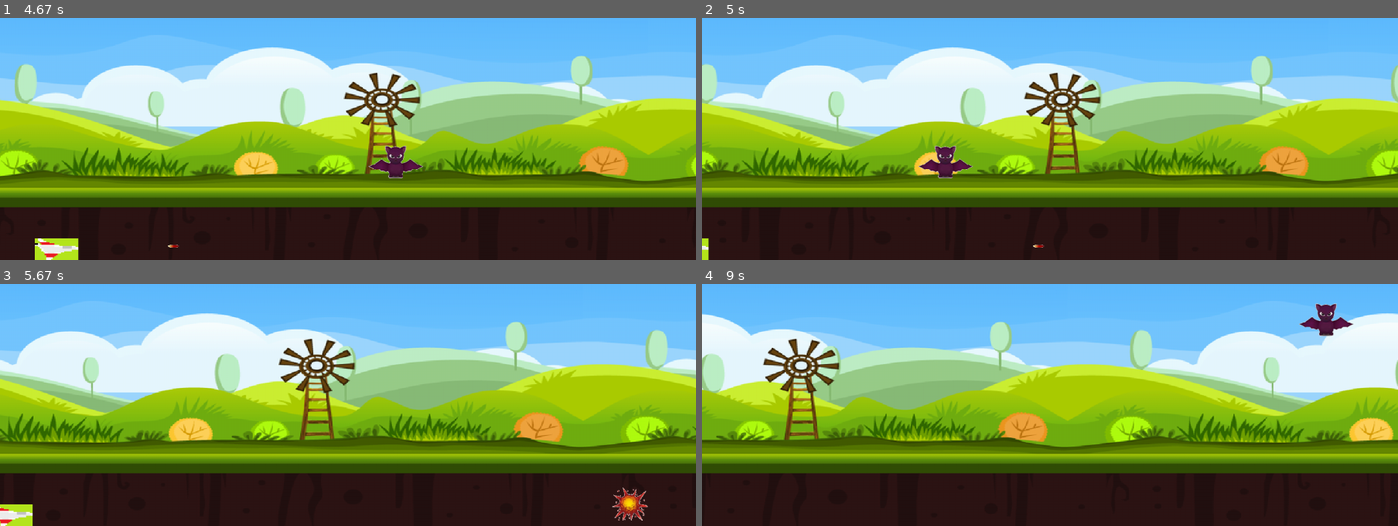
Above: before the commit, frames 1-4 (two rows, left to right).
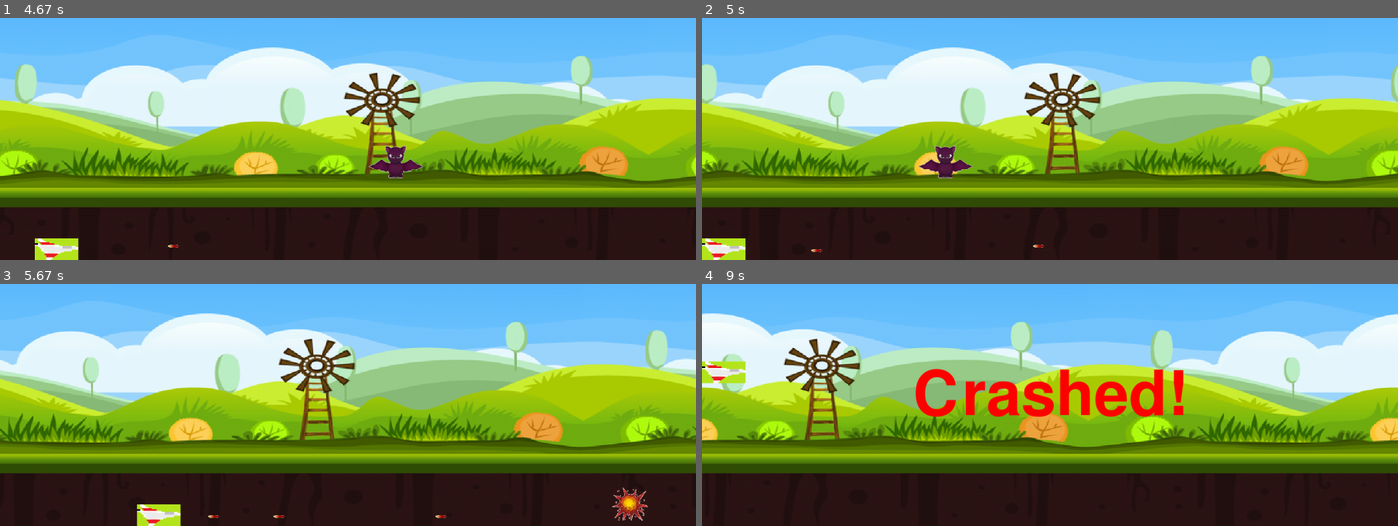
Above: after the commit, the same moments.

Repository: DJmong/Pygame
Game: pygame game, started from main.py
Same seed, same stepped clock (60 frames per second), same inputs: the game is played once before the commit and once after it.
Inputs:
- Up to frame 1 (4.67 s): tap Ctrl at 0.33, 0.73, 1.03, 1.23, 1.57, 1.87, 4.47 s; hold Right 0.67-1.13 s; hold Up 1.17-1.47 s; hold Right 1.5-1.97 s; hold Down from 4.4 s (still down)
- Up to frame 2 (5 s): release Down at 4.77 s; hold Left from 4.8 s (still down); tap Ctrl at 4.87 s
- Up to frame 3 (5.67 s): tap Ctrl at 5.17, 5.37 s; release Left at 5.27 s; hold Right from 5.3 s (still down)
- Up to frame 4 (9 s): tap Ctrl at 5.67, 5.87, 6.2, 6.5, 6.7, 7, 7.27, 7.6, 7.9, 8.03 s; release Right at 5.77 s; hold Up 5.8-6.1 s; hold Right 6.13-6.6 s; hold Left 6.63-7.17 s; hold Down 7.2-7.5 s; hold Left 7.53-7.93 s; hold Up 7.97-8.33 s

Frame 1 is identical in both runs. In frame 2, 0.5% of the frame differs, in the area x 0-18%, y 91-100%; in frame 3, 1.0%; in frame 4, 21%, in the area x 0-100%, y 7-69%.

Commit message:
Add X Point Limit

Diff:
--- a/main.py
+++ b/main.py
@@ -118,7 +118,7 @@
                     accel_x, accel_y = user.getAccel()
                     user.setAccel(0, accel_y)
 
-        x, y = user.getLocation()
+
 
         gamepad.fill(Color)
 
@@ -134,11 +134,19 @@
         drawObject(background1, background1_x, 0)
         drawObject(background2, background2_x, 0)
 
-
+        x, y = user.getLocation()
+        w, h = user.getSize()
         if y < 0:
             y = 0
-        elif y > height - aircraft_height:
-            y = height - aircraft_height
+        elif y > (height - h):
+            y = (height - h)
+
+        if x < 0:
+            x = 0
+        elif x > (width - w):
+            x = (width - w)
+
+        user.setLocation(x, y)
 
         drawObject(user.getImage(), x, y)
 
Not shown, changed: .gitignore
